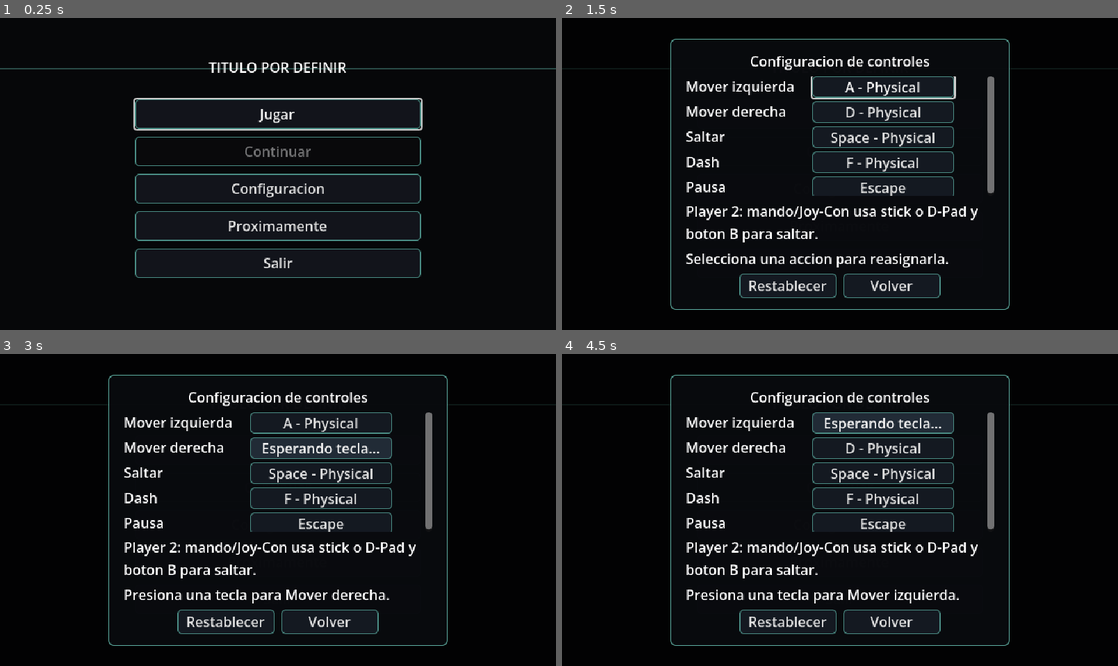
Above: before the commit, frames 1-4 (two rows, left to right).
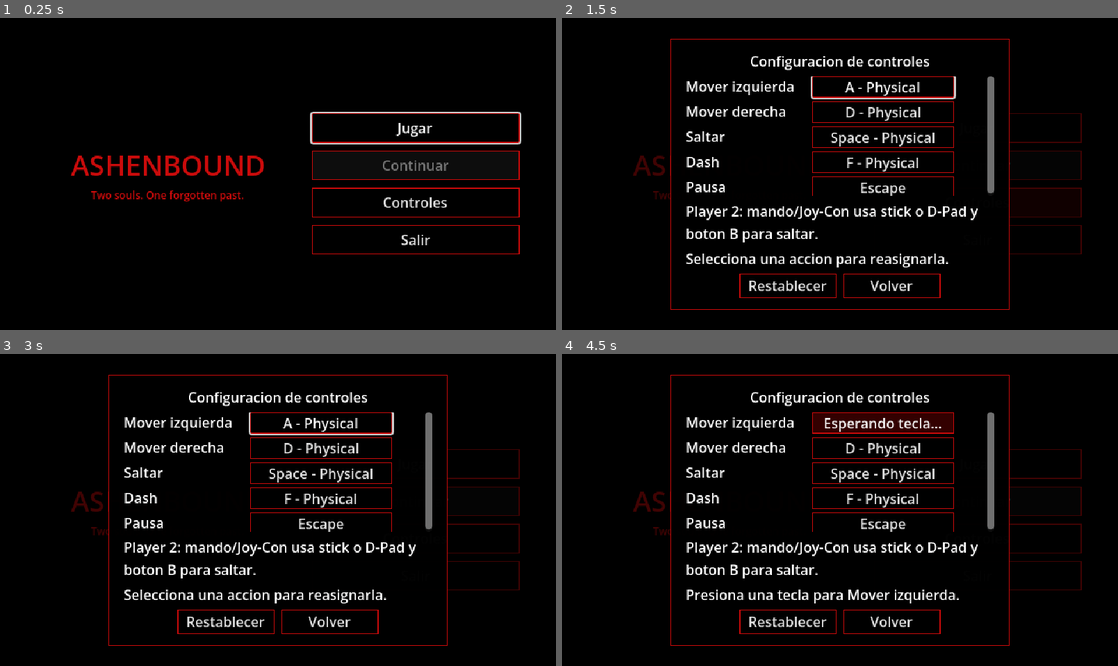
Above: after the commit, the same moments.

Repository: Kavmuri/version-1-metroidvania
Game: Godot game, scene res://UI/scenes/main_menu.tscn
Two runs of this game, one before a commit and one after it. Both use one fixed random seed, a clock stepped at 60 frames per second and the inputs below. Sound files missing from this copy of the repository are replaced by a short silence.
Inputs (mouse positions are in pixels of both pictures, inside the frame that each line leads up to):
- Up to frame 1 (0.25 s): no input
- Up to frame 2 (1.5 s): click (840, 189) at 0.5 s, where only the run before the commit has a clickable "Configuracion"; click (979, 202) at 1.25 s, where only the run after the commit has a clickable "Controles"
- Up to frame 3 (3 s): click (278, 563) at 2 s, where only the run before the commit has a clickable "Proximamente"; click "Jugar" at 2.75 s
- Up to frame 4 (4.5 s): click "Jugar" at 3.5 s; click "A - Physical" at 4.25 s

The runs differ from the first frame. In frame 1, 23% of the frame differs, in the area x 0-100%, y 14-84%; in frame 2, 11%; in frame 3, 12%; in frame 4, 11%.

Commit message:
Update UI/UX to black-and-red retro theme and implement level transition in area_1_2
- Redesigned Main Menu with new title "ASHENBOUND" and side-by-side layout.
- Updated all UI scripts (Main Menu, Controls, Pause, HUD) to use a pure black background and red theme (#ca0b0b).
- Renamed "Soon" button to "Controles" and linked it to the controls menu.
- Implemented fade-to-black level transition in area_1_2.tscn and area_1_2.gd.
- Removed corner radii from buttons and panels for a consistent retro aesthetic.

Co-authored-by: Kavmuri <151587029+Kavmuri@users.noreply.github.com>

Diff:
--- /dev/null
+++ b/Tileset/area1/area_1_2.gd
@@ -0,0 +1,13 @@
+extends Node2D
+
+@onready var transition_rect = $TransitionLayer/ColorRect
+@onready var animation_player = $TransitionLayer/AnimationPlayer
+
+func _ready():
+	transition_rect.color.a = 0
+	if has_node("TransitionTrigger"):
+		$TransitionTrigger.body_entered.connect(_on_transition_trigger_entered)
+
+func _on_transition_trigger_entered(body):
+	if body.name.begins_with("Player"):
+		animation_player.play("fade_to_black")
--- a/Tileset/area1/area_1_2.tscn
+++ b/Tileset/area1/area_1_2.tscn
@@ -3,6 +3,7 @@
 [ext_resource type="Texture2D" uid="uid://cf3frdflg8dg8" path="res://Tileset/area1/GAME_TILESET1.png" id="1_c7as5"]
 [ext_resource type="Texture2D" uid="uid://ci4w045j1m0y7" path="res://Tileset/area1/GAME_TILESET_WALLS.png" id="2_dbhdx"]
 [ext_resource type="Texture2D" uid="uid://box57uxfv84bp" path="res://Tileset/area1/GAME_TILSET_PROPS.png" id="3_6hnu3"]
+[ext_resource type="Script" path="res://Tileset/area1/area_1_2.gd" id="4_script"]
 
 [sub_resource type="TileSetAtlasSource" id="TileSetAtlasSource_tkpsf"]
 texture = ExtResource("1_c7as5")
@@ -812,7 +813,31 @@
 sources/1 = SubResource("TileSetAtlasSource_04rff")
 sources/2 = SubResource("TileSetAtlasSource_jstn8")
 
+[sub_resource type="Animation" id="Animation_fade_to_black"]
+resource_name = "fade_to_black"
+tracks/0/type = "value"
+tracks/0/imported = false
+tracks/0/enabled = true
+tracks/0/path = NodePath("ColorRect:color")
+tracks/0/interp = 1
+tracks/0/loop_wrap = true
+tracks/0/keys = {
+"times": PackedFloat32Array(0, 1),
+"transitions": PackedFloat32Array(1, 1),
+"update": 0,
+"values": [Color(0, 0, 0, 0), Color(0, 0, 0, 1)]
+}
+
+[sub_resource type="AnimationLibrary" id="AnimationLibrary_transition"]
+_data = {
+&"fade_to_black": SubResource("Animation_fade_to_black")
+}
+
+[sub_resource type="RectangleShape2D" id="RectangleShape2D_transition"]
+size = Vector2(64, 400)
+
 [node name="Area1_2" type="Node2D" unique_id=126677261]
+script = ExtResource("4_script")
 
 [node name="TileMapLayer" type="TileMapLayer" parent="." unique_id=1140765438]
 
@@ -829,6 +854,30 @@
 tile_map_data = PackedByteArray("AAAAAO//AAAOAAgAAAABAO//AAAOAAgAAAACAO//AAAOAAgAAAADAO//AAAOAAgAAAAEAO//AAAOAAgAAAAFAO …(83808 unchanged characters)…
 tile_set = SubResource("TileSet_nlise")
 
+[node name="TransitionLayer" type="CanvasLayer" parent="." unique_id=1917748371]
+
+[node name="ColorRect" type="ColorRect" parent="TransitionLayer" unique_id=143482808]
+anchors_preset = 15
+anchor_right = 1.0
+anchor_bottom = 1.0
+grow_horizontal = 2
+grow_vertical = 2
+mouse_filter = 2
+color = Color(0, 0, 0, 0)
+
+[node name="AnimationPlayer" type="AnimationPlayer" parent="TransitionLayer" unique_id=390343677]
+libraries/ = {
+"": SubResource("AnimationLibrary_transition")
+}
+
+[node name="TransitionTrigger" type="Area2D" parent="." unique_id=2044554083]
+position = Vector2(1600, -100)
+collision_layer = 0
+collision_mask = 2
+
+[node name="CollisionShape2D" type="CollisionShape2D" parent="TransitionTrigger" unique_id=1272036801]
+shape = SubResource("RectangleShape2D_transition")
+
 [node name="backGround" type="TileMapLayer" parent="." unique_id=1709433285]
 z_index = -7
 tile_map_data = PackedByteArray("AABBAP7/AAATAAoAAABBAP3/AAATAAoAAABBAPz/AAATAAoAAABBAPv/AAATAAoAAABAAPv/AAATAAoAAABAAP …(76000 unchanged characters)…
--- a/UI/scenes/main_menu.tscn
+++ b/UI/scenes/main_menu.tscn
@@ -19,57 +19,57 @@
 anchor_bottom = 1.0
 grow_horizontal = 2
 grow_vertical = 2
-color = Color(0.025, 0.027, 0.035, 1)
+color = Color(0, 0, 0, 1)
 
-[node name="AccentTop" type="ColorRect" parent="."]
-layout_mode = 1
-anchors_preset = 10
-anchor_right = 1.0
-offset_top = 58.0
-offset_bottom = 59.0
-grow_horizontal = 2
-color = Color(0.42, 0.78, 0.72, 0.35)
+[node name="TitleContainer" type="VBoxContainer" parent="."]
+layout_mode = 0
+offset_left = 64.0
+offset_top = 100.0
+offset_right = 324.0
+offset_bottom = 260.0
+alignment = 1
+
+[node name="MainTitle" type="Label" parent="TitleContainer"]
+layout_mode = 2
+theme_override_colors/font_color = Color(0.792157, 0.0431373, 0.0431373, 1)
+theme_override_font_sizes/font_size = 32
+text = "ASHENBOUND"
+horizontal_alignment = 1
+
+[node name="Subtitle" type="Label" parent="TitleContainer"]
+layout_mode = 2
+theme_override_colors/font_color = Color(0.792157, 0.0431373, 0.0431373, 1)
+theme_override_font_sizes/font_size = 12
+text = "Two souls. One forgotten past."
+horizontal_alignment = 1
 
 [node name="Center" type="VBoxContainer" parent="."]
-custom_minimum_size = Vector2(330, 0)
+custom_minimum_size = Vector2(240, 0)
 layout_mode = 0
-offset_left = 156.0
-offset_top = 68.0
-offset_right = 486.0
-offset_bottom = 292.0
+offset_left = 360.0
+offset_top = 80.0
+offset_right = 600.0
+offset_bottom = 304.0
 theme_override_constants/separation = 9
-
-[node name="Title" type="Label" parent="Center"]
-layout_mode = 2
-text = "TITULO POR DEFINIR"
-horizontal_alignment = 1
-
-[node name="Spacer" type="Control" parent="Center"]
-custom_minimum_size = Vector2(0, 8)
-layout_mode = 2
+alignment = 1
 
 [node name="PlayButton" type="Button" parent="Center"]
-custom_minimum_size = Vector2(330, 34)
+custom_minimum_size = Vector2(200, 34)
 layout_mode = 2
 text = "Jugar"
 
 [node name="ContinueButton" type="Button" parent="Center"]
-custom_minimum_size = Vector2(330, 34)
+custom_minimum_size = Vector2(200, 34)
 layout_mode = 2
 text = "Continuar"
 
-[node name="ConfigButton" type="Button" parent="Center"]
-custom_minimum_size = Vector2(330, 34)
+[node name="ControlsButton" type="Button" parent="Center"]
+custom_minimum_size = Vector2(200, 34)
 layout_mode = 2
-text = "Configuracion"
-
-[node name="SoonButton" type="Button" parent="Center"]
-custom_minimum_size = Vector2(330, 34)
-layout_mode = 2
-text = "Proximamente"
+text = "Controles"
 
 [node name="ExitButton" type="Button" parent="Center"]
-custom_minimum_size = Vector2(330, 34)
+custom_minimum_size = Vector2(200, 34)
 layout_mode = 2
 text = "Salir"
 
--- a/UI/scripts/controls_menu.gd
+++ b/UI/scripts/controls_menu.gd
@@ -112,22 +112,18 @@
 func _apply_styles() -> void:
 	_panel.add_theme_stylebox_override("panel", _panel_style())
 	for button in _buttons.values() + [_reset_button, _back_button]:
-		button.add_theme_stylebox_override("normal", _button_style(Color(0.08, 0.1, 0.13)))
-		button.add_theme_stylebox_override("hover", _button_style(Color(0.13, 0.17, 0.21)))
-		button.add_theme_stylebox_override("pressed", _button_style(Color(0.04, 0.08, 0.10)))
+		button.add_theme_stylebox_override("normal", _button_style(Color(0, 0, 0)))
+		button.add_theme_stylebox_override("hover", _button_style(Color(0.2, 0, 0)))
+		button.add_theme_stylebox_override("pressed", _button_style(Color(0.4, 0, 0)))
 
 func _panel_style() -> StyleBoxFlat:
 	var style = StyleBoxFlat.new()
-	style.bg_color = Color(0.035, 0.04, 0.055, 0.96)
-	style.border_color = Color(0.42, 0.78, 0.72, 0.88)
+	style.bg_color = Color(0, 0, 0, 0.96)
+	style.border_color = Color(0.79, 0.04, 0.04)
 	style.border_width_left = 1
 	style.border_width_top = 1
 	style.border_width_right = 1
 	style.border_width_bottom = 1
-	style.corner_radius_top_left = 6
-	style.corner_radius_top_right = 6
-	style.corner_radius_bottom_left = 6
-	style.corner_radius_bottom_right = 6
 	style.content_margin_left = 18
 	style.content_margin_right = 18
 	style.content_margin_top = 14
@@ -137,15 +133,11 @@
 func _button_style(color: Color) -> StyleBoxFlat:
 	var style = StyleBoxFlat.new()
 	style.bg_color = color
-	style.border_color = Color(0.36, 0.68, 0.64, 0.8)
+	style.border_color = Color(0.79, 0.04, 0.04)
 	style.border_width_left = 1
 	style.border_width_top = 1
 	style.border_width_right = 1
 	style.border_width_bottom = 1
-	style.corner_radius_top_left = 4
-	style.corner_radius_top_right = 4
-	style.corner_radius_bottom_left = 4
-	style.corner_radius_bottom_right = 4
 	return style
 
 func _center_panel() -> void:
--- a/UI/scripts/gameplay_hud.gd
+++ b/UI/scripts/gameplay_hud.gd
@@ -9,8 +9,8 @@
 func _ready() -> void:
 	process_mode = Node.PROCESS_MODE_ALWAYS
 	layer = 15
-	_player1_label.add_theme_stylebox_override("normal", _panel_style(Color(0.025, 0.03, 0.04, 0.72)))
-	_player2_label.add_theme_stylebox_override("normal", _panel_style(Color(0.025, 0.03, 0.04, 0.72)))
+	_player1_label.add_theme_stylebox_override("normal", _panel_style(Color(0, 0, 0, 0.72)))
+	_player2_label.add_theme_stylebox_override("normal", _panel_style(Color(0, 0, 0, 0.72)))
 	_refresh()
 
 func setup(p1: Node2D, p2: Node2D = null) -> void:
@@ -44,15 +44,11 @@
 func _panel_style(color: Color) -> StyleBoxFlat:
 	var style = StyleBoxFlat.new()
 	style.bg_color = color
-	style.border_color = Color(0.42, 0.78, 0.72, 0.75)
+	style.border_color = Color(0.79, 0.04, 0.04, 0.75)
 	style.border_width_left = 1
 	style.border_width_top = 1
 	style.border_width_right = 1
 	style.border_width_bottom = 1
-	style.corner_radius_top_left = 4
-	style.corner_radius_top_right = 4
-	style.corner_radius_bottom_left = 4
-	style.corner_radius_bottom_right = 4
 	style.content_margin_left = 8
 	style.content_margin_right = 8
 	style.content_margin_top = 4
--- a/UI/scripts/main_menu.gd
+++ b/UI/scripts/main_menu.gd
@@ -3,8 +3,7 @@
 @onready var _center: VBoxContainer = $Center
 @onready var _play_button: Button = $Center/PlayButton
 @onready var _continue_button: Button = $Center/ContinueButton
-@onready var _config_button: Button = $Center/ConfigButton
-@onready var _soon_button: Button = $Center/SoonButton
+@onready var _controls_button: Button = $Center/ControlsButton
 @onready var _exit_button: Button = $Center/ExitButton
 @onready var _message_panel: PanelContainer = $MessagePanel
 @onready var _message_label: Label = $MessagePanel/Content/MessageLabel
@@ -37,21 +36,20 @@
 func _connect_buttons() -> void:
 	_play_button.pressed.connect(_on_play_pressed)
 	_continue_button.pressed.connect(_on_continue_pressed)
-	_config_button.pressed.connect(_on_config_pressed)
-	_soon_button.pressed.connect(_on_soon_pressed)
+	_controls_button.pressed.connect(_on_controls_pressed)
 	_exit_button.pressed.connect(_on_exit_pressed)
 	_message_ok_button.pressed.connect(_close_message)
 	_single_button.pressed.connect(_on_single_pressed)
 	_coop_button.pressed.connect(_on_coop_pressed)
 	_mode_back_button.pressed.connect(_close_mode_panel)
-	_controls_menu.closed.connect(func(): _config_button.grab_focus())
+	_controls_menu.closed.connect(func(): _controls_button.grab_focus())
 
 func _apply_styles() -> void:
-	for button in [_play_button, _continue_button, _config_button, _soon_button, _exit_button, _message_ok_button, _single_button, _coop_button, _mode_back_button]:
-		button.add_theme_stylebox_override("normal", _button_style(Color(0.07, 0.08, 0.105)))
-		button.add_theme_stylebox_override("hover", _button_style(Color(0.12, 0.16, 0.19)))
-		button.add_theme_stylebox_override("pressed", _button_style(Color(0.04, 0.08, 0.09)))
-		button.add_theme_stylebox_override("disabled", _button_style(Color(0.035, 0.038, 0.045)))
+	for button in [_play_button, _continue_button, _controls_button, _exit_button, _message_ok_button, _single_button, _coop_button, _mode_back_button]:
+		button.add_theme_stylebox_override("normal", _button_style(Color(0, 0, 0)))
+		button.add_theme_stylebox_override("hover", _button_style(Color(0.2, 0, 0)))
+		button.add_theme_stylebox_override("pressed", _button_style(Color(0.4, 0, 0)))
+		button.add_theme_stylebox_override("disabled", _button_style(Color(0.05, 0.05, 0.05)))
 	_message_panel.add_theme_stylebox_override("panel", _panel_style())
 	_mode_panel.add_theme_stylebox_override("panel", _panel_style())
 
@@ -88,13 +86,9 @@
 	if not GameManager.continue_game():
 		_show_message("No hay partida guardada.")
 
-func _on_config_pressed() -> void:
+func _on_controls_pressed() -> void:
 	AudioManager.play_sfx(&"ui_confirm")
 	_controls_menu.open_menu()
-
-func _on_soon_pressed() -> void:
-	AudioManager.play_sfx(&"ui_confirm")
-	_show_message("Proximamente")
 
 func _on_exit_pressed() -> void:
 	AudioManager.play_sfx(&"ui_back")
@@ -125,8 +119,7 @@
 	_play_button.grab_focus()
 
 func _center_content() -> void:
-	var viewport_size = get_viewport_rect().size
-	_center.position = (viewport_size - _center.size) * 0.5 + Vector2(0, -8)
+	# No auto-centering for _center because we want the new side-by-side layout
 	_center_message()
 	_center_mode_panel()
 
@@ -145,21 +138,17 @@
 func _button_style(color: Color) -> StyleBoxFlat:
 	var style = StyleBoxFlat.new()
 	style.bg_color = color
-	style.border_color = Color(0.35, 0.67, 0.63, 0.82)
+	style.border_color = Color(0.79, 0.04, 0.04)
 	style.border_width_left = 1
 	style.border_width_top = 1
 	style.border_width_right = 1
 	style.border_width_bottom = 1
-	style.corner_radius_top_left = 4
-	style.corner_radius_top_right = 4
-	style.corner_radius_bottom_left = 4
-	style.corner_radius_bottom_right = 4
 	return style
 
 func _panel_style() -> StyleBoxFlat:
 	var style = StyleBoxFlat.new()
-	style.bg_color = Color(0.035, 0.04, 0.055, 0.97)
-	style.border_color = Color(0.42, 0.78, 0.72, 0.9)
+	style.bg_color = Color(0, 0, 0, 0.95)
+	style.border_color = Color(0.79, 0.04, 0.04)
 	style.border_width_left = 1
 	style.border_width_top = 1
 	style.border_width_right = 1
@@ -184,5 +173,5 @@
 
 func _set_main_buttons_focus(enabled: bool) -> void:
 	var target_focus_mode = Control.FOCUS_ALL if enabled else Control.FOCUS_NONE
-	for button in [_play_button, _continue_button, _config_button, _soon_button, _exit_button]:
+	for button in [_play_button, _continue_button, _controls_button, _exit_button]:
 		button.focus_mode = target_focus_mode
--- a/UI/scripts/pause_menu.gd
+++ b/UI/scripts/pause_menu.gd
@@ -76,22 +76,18 @@
 func _apply_styles() -> void:
 	_panel.add_theme_stylebox_override("panel", _panel_style())
 	for button in [_resume_button, _save_button, _config_button, _main_menu_button]:
-		button.add_theme_stylebox_override("normal", _button_style(Color(0.07, 0.08, 0.105)))
-		button.add_theme_stylebox_override("hover", _button_style(Color(0.12, 0.16, 0.19)))
-		button.add_theme_stylebox_override("pressed", _button_style(Color(0.04, 0.08, 0.09)))
+		button.add_theme_stylebox_override("normal", _button_style(Color(0, 0, 0)))
+		button.add_theme_stylebox_override("hover", _button_style(Color(0.2, 0, 0)))
+		button.add_theme_stylebox_override("pressed", _button_style(Color(0.4, 0, 0)))
 
 func _panel_style() -> StyleBoxFlat:
 	var style = StyleBoxFlat.new()
-	style.bg_color = Color(0.035, 0.04, 0.055, 0.97)
-	style.border_color = Color(0.42, 0.78, 0.72, 0.9)
+	style.bg_color = Color(0, 0, 0, 0.97)
+	style.border_color = Color(0.79, 0.04, 0.04)
 	style.border_width_left = 1
 	style.border_width_top = 1
 	style.border_width_right = 1
 	style.border_width_bottom = 1
-	style.corner_radius_top_left = 6
-	style.corner_radius_top_right = 6
-	style.corner_radius_bottom_left = 6
-	style.corner_radius_bottom_right = 6
 	style.content_margin_left = 18
 	style.content_margin_right = 18
 	style.content_margin_top = 14
@@ -101,15 +97,11 @@
 func _button_style(color: Color) -> StyleBoxFlat:
 	var style = StyleBoxFlat.new()
 	style.bg_color = color
-	style.border_color = Color(0.35, 0.67, 0.63, 0.82)
+	style.border_color = Color(0.79, 0.04, 0.04)
 	style.border_width_left = 1
 	style.border_width_top = 1
 	style.border_width_right = 1
 	style.border_width_bottom = 1
-	style.corner_radius_top_left = 4
-	style.corner_radius_top_right = 4
-	style.corner_radius_bottom_left = 4
-	style.corner_radius_bottom_right = 4
 	return style
 
 func _center_panel() -> void:
